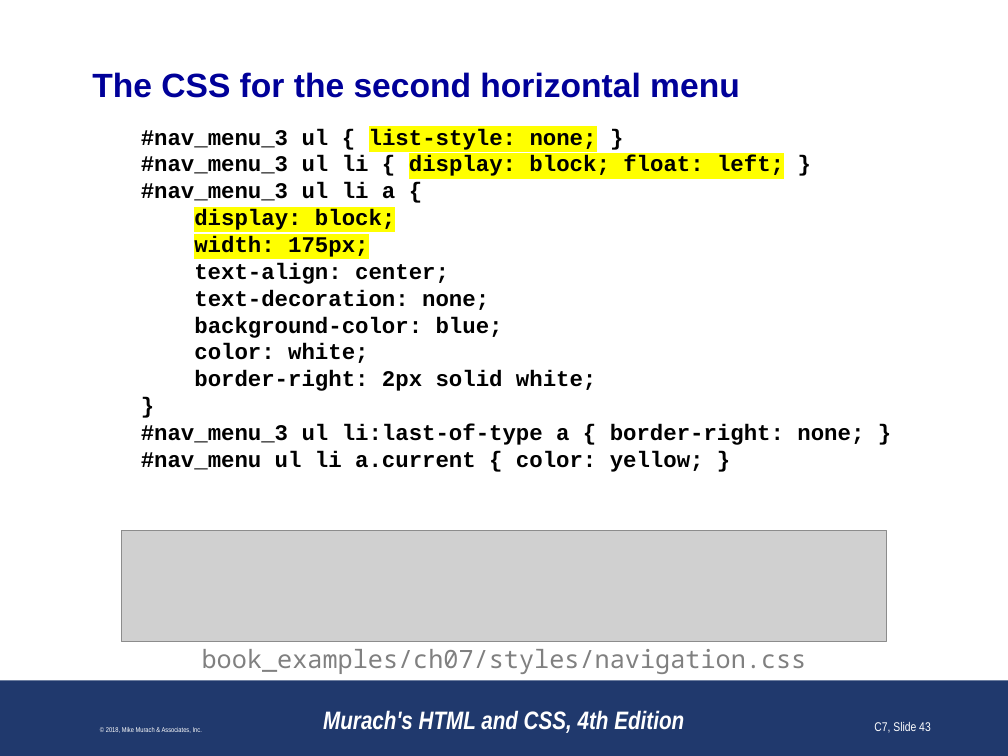
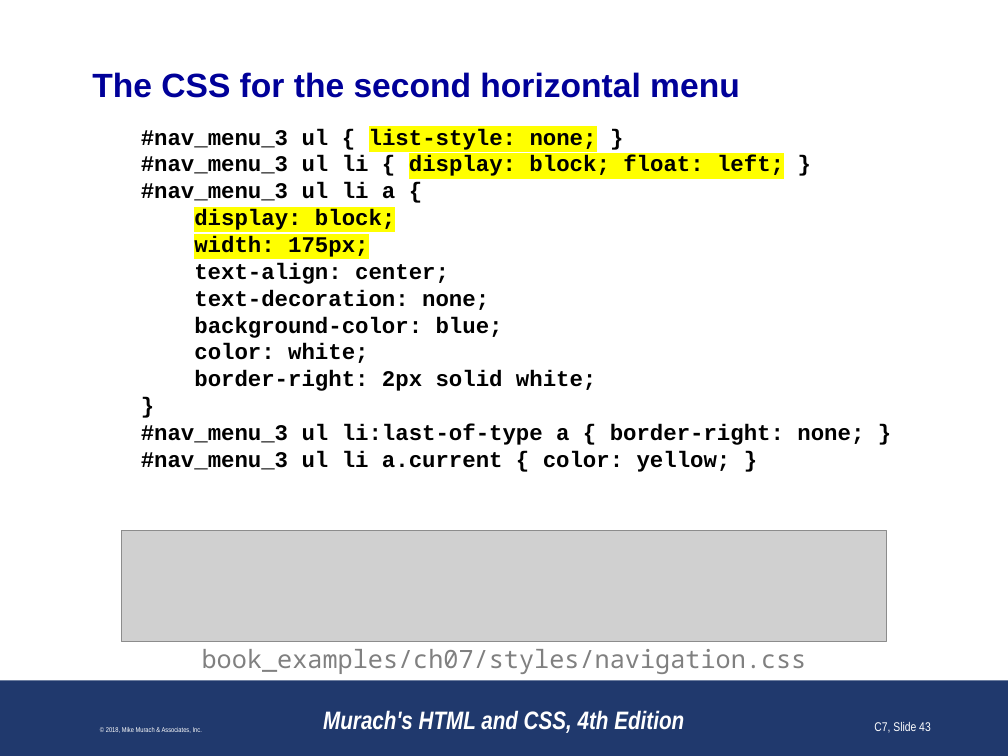
Before and after one commit to paulsmithkc/awd1000_base_lab_and_homework, a slide deck: slide 43 of murach_html_4e/slides/Chapter 7 slides (Revised).pptx. Drawn at 1008x756 pixels with LibreOffice and Linux fonts; fonts in the diff are those of the drawing; grey boxes stand for pictures; background and template pictures are left out. Boxes give left, top, right and bottom in pixels: in the first picture for what was removed or moved away, otherwise in the second. Text is boxed around its words. In the diff, an @@ line names an element or a change of style, - is before the commit and + after.

Commit message:
fixing typos on tiered navigation

```diff
--- a/murach_html_4e/slides/Chapter 7 slides (Revised).pptx
+++ b/murach_html_4e/slides/Chapter 7 slides (Revised).pptx
@@ text at (141,451,731,472): text changed @@
-#nav_menu ul li a.current { color: yellow; }
+#nav_menu_3 ul li a.current { color: yellow; }
```
Also in this commit, not shown: 2 other slides changed.
